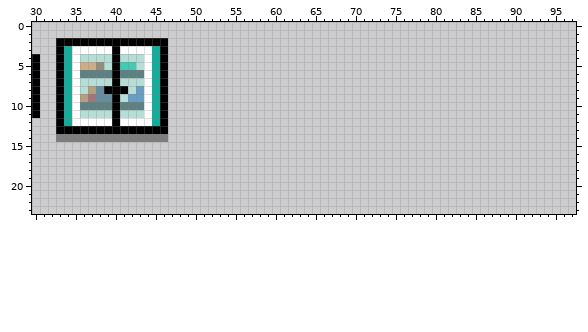
File history of a pixel-art file, Projects/TastyRoad/Assets/Sprites/SubLocations/Grocery.aseprite. The picture above was drawn from the file before the commit.
160x96 pixels, 1 frame. Colours within 5 levels of each other are drawn and written as one. Shown: x 30..97, y 0..23.
And afterwards:
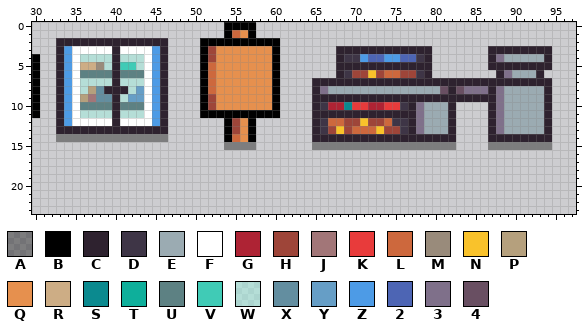
Palette (. is transparent): A #00000064  B #000000  C #2e222f  D #3e3546  E #9babb2  F #ffffff  G #ae2334  H #9e4539  J #a27678  K #e83b3b  L #cd683d  M #998b7b  N #f9c22b  P #b5a07d  Q #e6904e  R #cdad85  S #0b8a8f  T #0eaf9b  U #5d8183  V #40cbb6  W #8ff8e264  X #638ea0  Y #669ec6  Z #4d9be6  2 #4d65b4  3 #7f708a  4 #694f62
The edit:
{"where": "layer \"prefabs\""}
{"y":0,"x":54,"old":"....","new":"BBBB"}
{"y":1,"x":54,"old":"....","new":"BLQB"}
{"y":2,"x":33,"old":"BBBBBBBBBBBBBB","new":"CCCCCCCCCCCCCC"}
{"y":2,"x":51,"old":"..........","new":"BBBBBBBBBB"}
{"y":3,"x":33,"old":"BT","new":"CZ"}
{"y":3,"x":40,"old":"B","new":"C"}
{"y":3,"x":45,"old":"TB","new":"ZC"}
{"y":3,"x":51,"old":"..........","new":"BHQQQQQQQB"}
{"y":3,"x":68,"old":"............","new":"CCCCCCCCCCCC"}
{"y":3,"x":87,"old":"........","new":"CCCCCCCC"}
{"y":4,"x":33,"old":"BT","new":"CZ"}
{"y":4,"x":40,"old":"B","new":"C"}
{"y":4,"x":45,"old":"TB","new":"ZC"}
{"y":4,"x":51,"old":"..........","new":"BHQQQQQQQB"}
{"y":4,"x":68,"old":"............","new":"CDDZ22ZZ22DC"}
{"y":4,"x":87,"old":"........","new":"C3EEEEEC"}
{"y":5,"x":33,"old":"BT","new":"CZ"}
{"y":5,"x":40,"old":"B","new":"C"}
{"y":5,"x":45,"old":"TB","new":"ZC"}
{"y":5,"x":51,"old":"..........","new":"BLQQQQQQQB"}
{"y":5,"x":68,"old":"............","new":"CCCCCCCCCCCC"}
{"y":5,"x":87,"old":"........","new":"CCCCCCCC"}
{"y":6,"x":33,"old":"BT","new":"CZ"}
{"y":6,"x":40,"old":"B","new":"C"}
{"y":6,"x":45,"old":"TB","new":"ZC"}
{"y":6,"x":51,"old":"..........","new":"BLQQQQQQQB"}
{"y":6,"x":68,"old":"............","new":"CDHHNHLLHHDC"}
{"y":6,"x":88,"old":"......","new":"C3EEEC"}
{"y":7,"x":33,"old":"BT","new":"CZ"}
{"y":7,"x":40,"old":"B","new":"C"}
{"y":7,"x":45,"old":"TB","new":"ZC"}
{"y":7,"x":51,"old":"..........","new":"BLQQQQQQQB"}
{"y":7,"x":65,"old":"..............................","new":"CCCCCCCCCCCCCCCCCCCCCCCCCCCCCC"}
{"y":8,"x":33,"old":"BT","new":"CZ"}
{"y":8,"x":39,"old":"BBB","new":"CCC"}
{"y":8,"x":45,"old":"TB","new":"ZC"}
{"y":8,"x":51,"old":"..........","new":"BLQQQQQQQB"}
{"y":8,"x":65,"old":"..............................","new":"C3EEEEEEEEEEEEEE4C4333C3EEEEEC"}
{"y":9,"x":33,"old":"BT","new":"CZ"}
{"y":9,"x":40,"old":"B","new":"C"}
{"y":9,"x":45,"old":"TB","new":"ZC"}
{"y":9,"x":51,"old":"..........","new":"BHQQQQQQQB"}
{"y":9,"x":65,"old":"..............................","new":"CCCCCCCCCCCCCCCCCCCCCCC3EEEEEC"}
{"y":10,"x":33,"old":"BT","new":"CZ"}
{"y":10,"x":40,"old":"B","new":"C"}
{"y":10,"x":45,"old":"TB","new":"ZC"}
{"y":10,"x":51,"old":"..........","new":"BHQQQQQQQB"}
{"y":10,"x":65,"old":"..................","new":"CDGGSKKGGKKDC3EEEC"}
{"y":10,"x":87,"old":"........","new":"C3EEEEEC"}
{"y":11,"x":33,"old":"BT","new":"CZ"}
{"y":11,"x":40,"old":"B","new":"C"}
{"y":11,"x":45,"old":"TB","new":"ZC"}
{"y":11,"x":51,"old":"..........","new":"BBBBBBBBBB"}
{"y":11,"x":65,"old":"..................","new":"CCCCCCCCCCCCC3EEEC"}
{"y":11,"x":87,"old":"........","new":"C3EEEEEC"}
{"y":12,"x":33,"old":"BT","new":"CZ"}
{"y":12,"x":40,"old":"B","new":"C"}
{"y":12,"x":45,"old":"TB","new":"ZC"}
{"y":12,"x":54,"old":"....","new":"BHQB"}
{"y":12,"x":65,"old":"..................","new":"CDLLHHNHHLDDC3EEEC"}
{"y":12,"x":87,"old":"........","new":"C3EEEEEC"}
{"y":13,"x":33,"old":"BBBBBBBBBBBBBB","new":"CCCCCCCCCCCCCC"}
{"y":13,"x":54,"old":"....","new":"BHQB"}
{"y":13,"x":65,"old":"..................","new":"CDHNHLLLNHHDC3EEEC"}
{"y":13,"x":87,"old":"........","new":"C3EEEEEC"}
{"y":14,"x":54,"old":"....","new":"BLQB"}
{"y":14,"x":65,"old":"..................","new":"CCCCCCCCCCCCCCCCCC"}
{"y":14,"x":87,"old":"........","new":"CCCCCCCC"}
{"y":15,"x":54,"old":"....","new":"AAAA"}
{"y":15,"x":65,"old":"..................","new":"AAAAAAAAAAAAAAAAAA"}
{"y":15,"x":87,"old":"........","new":"AAAAAAAA"}
{"label":"added","picture_box":[200,22,552,150]}
{"label":"changed","picture_box":[56,38,168,134]}
